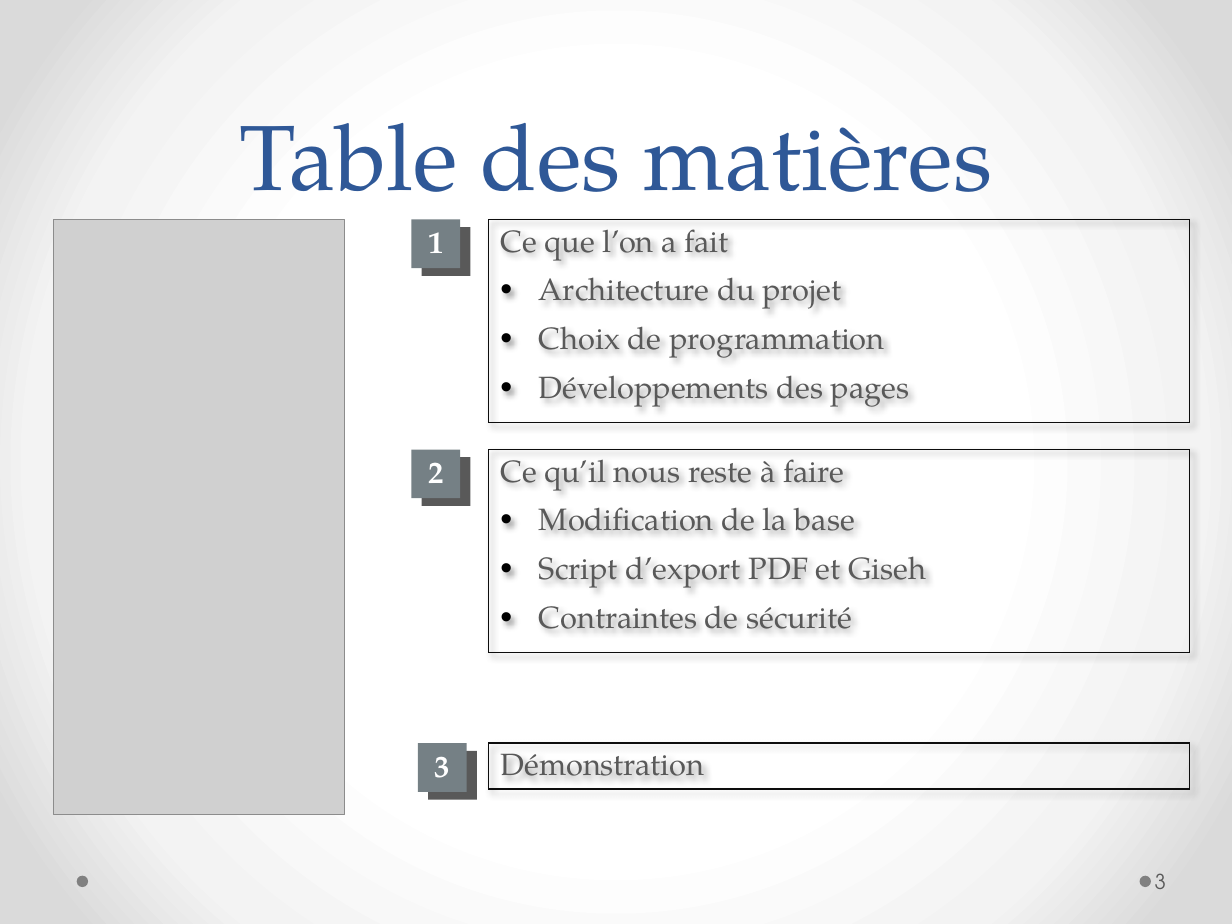
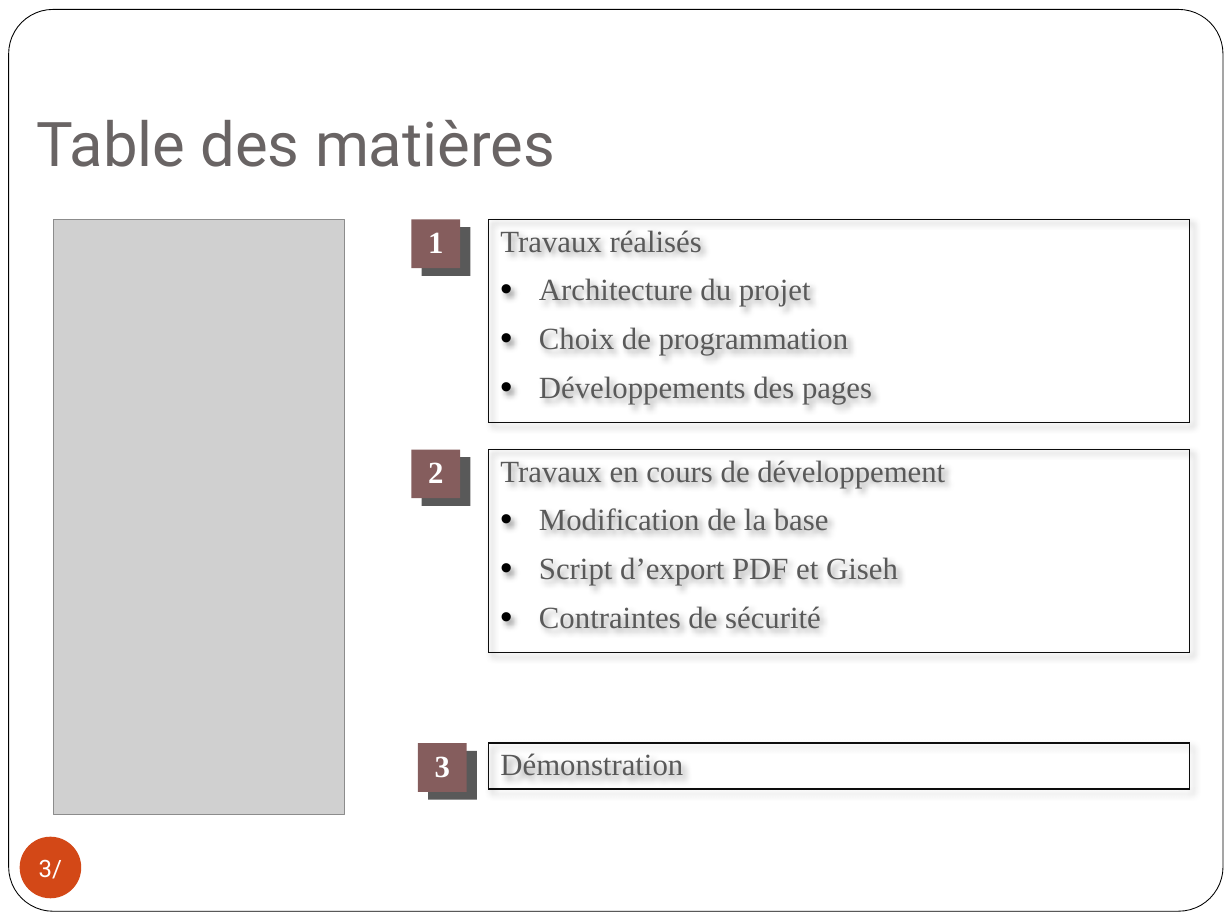
Before and after one commit to edmondsnadane/Projet-R-D, a slide deck: slide 3 of Docs/Soutenance Projet.pptx. Drawn at 1232x924 pixels with LibreOffice and Linux fonts; fonts in the diff are those of the drawing; grey boxes stand for pictures. Boxes give left, top, right and bottom in pixels: in the first picture for what was removed or moved away, otherwise in the second. Text is boxed around its words. In the diff, an @@ line names an element or a change of style, - is before the commit and + after.

```diff
--- a/Docs/Soutenance Projet.pptx
+++ b/Docs/Soutenance Projet.pptx
@@ background gradient #FFFFFF to #F4F4F4 to #DADADA to #FFFFFF @@
@@ rounded rectangle added at [9,10,1223,912], fill #FFFFFF, outline #000000 0.5 pt @@
@@ title "Table des matières": place and size @@
-title "Table des matières" at [240,123,993,225]
+title "Table des matières" at [36,120,555,167]
@@ title "Table des matières" at [36,120,555,167]: size 54 to 36 pt, font TeX Gyre Pagella to Roboto, text colour #2F5897 to #696464; alignment centre to left; line spacing 58pt to 1 @@
@@ text in rectangle at [500,230,702,253]: text changed; font TeX Gyre Pagella to Times New Roman @@
-Ce que l’on a fait
+Travaux réalisés
@@ text in rectangle at [539,278,872,404]: font TeX Gyre Pagella to Times New Roman in "Architecture du projet", "Choix de programmation", "Développements des pages" @@
@@ text in rectangle at [500,460,945,488]: text changed; font TeX Gyre Pagella to Times New Roman @@
-Ce qu’il nous reste à faire
+Travaux en cours de développement
@@ text in rectangle at [539,508,898,629]: font TeX Gyre Pagella to Times New Roman in "Modification de la base", "Script d’export PDF et Giseh", "Contraintes de sécurité" @@
@@ font TeX Gyre Pagella to Times New Roman; fill #758085 to #855D5D in 3 elements at [411,219,461,269], [411,450,461,499], [418,743,467,792] @@
@@ rectangle "Démonstration" at [488,743,1189,788]: font TeX Gyre Pagella to Times New Roman @@
@@ page number: place and size @@
-page number at [1155,873,1166,889]
+page number at [20,837,81,898]
@@ page number at [20,837,81,898]: fill none to #D34817 @@
@@ page number at [39,859,62,879]: text changed; size 12 to 14 pt; font TeX Gyre Adventor to Roboto; text colour #595959 to #FFFFFF @@
-3
+3/
@@ ellipse removed at [76,876,87,887] @@
@@ ellipse removed at [1140,876,1151,887] @@
```
Also in this commit, not shown: 6 other slides changed.
